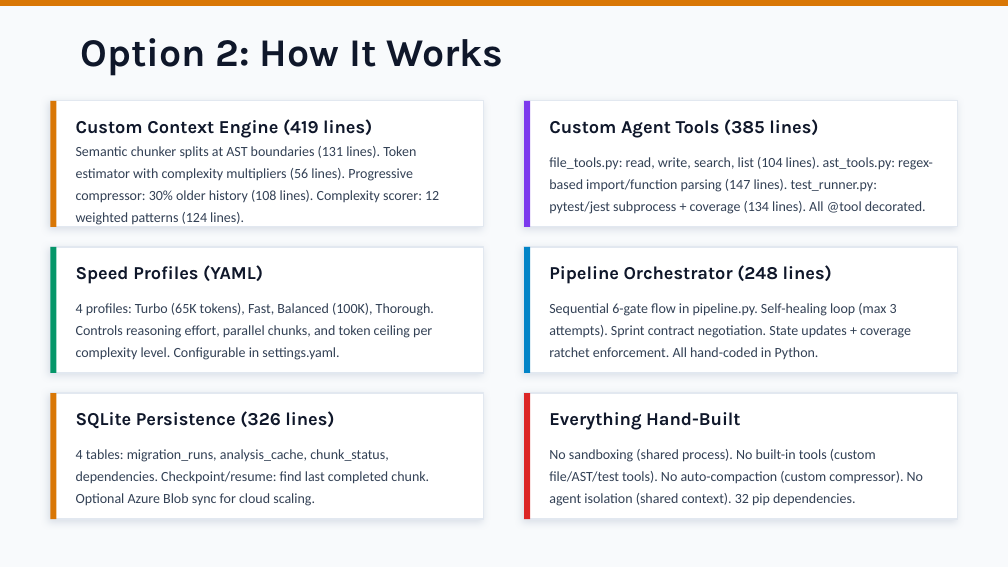
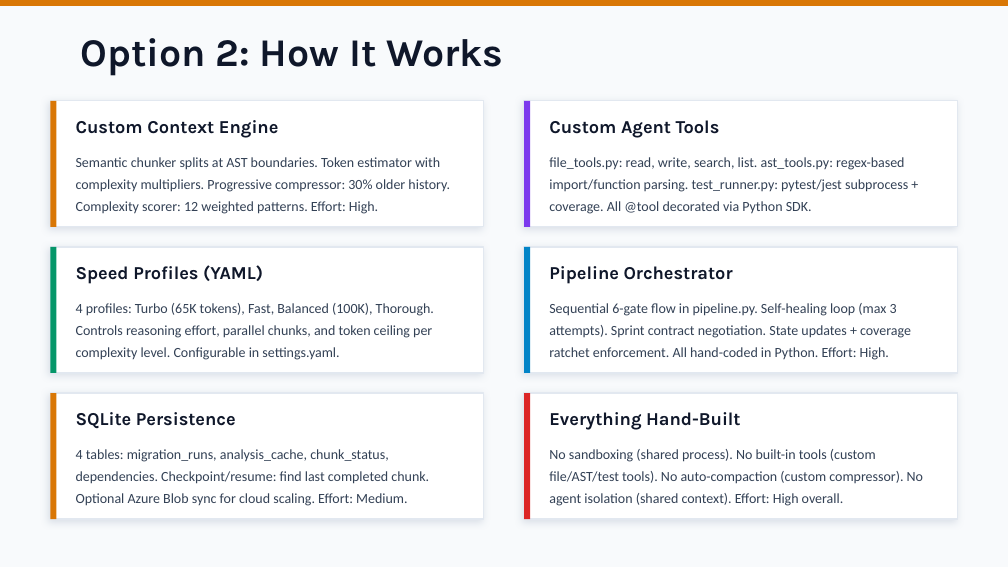
Before and after one commit to cwijayasundara/legacy_mod_maf_v1, a slide deck: slide 6 of Migration-Agent-Architecture-Options.pptx. Drawn at 1008x567 pixels with LibreOffice and Linux fonts; fonts in the diff are those of the drawing. Boxes give left, top, right and bottom in pixels: in the first picture for what was removed or moved away, otherwise in the second. Text is boxed around its words. In the diff, an @@ line names an element or a change of style, - is before the commit and + after.

```diff
--- a/Migration-Agent-Architecture-Options.pptx
+++ b/Migration-Agent-Architecture-Options.pptx
@@ text at <box>76,120,278,138</box>: text changed @@
-Custom Context Engine (419 lines)
+Custom Context Engine
@@ text at <box>549,120,720,138</box>: text changed @@
-Custom Agent Tools (385 lines)
+Custom Agent Tools
@@ text at <box>76,157,450,214</box>: text changed @@
-Semantic chunker splits at AST boundaries (131 lines). Token estimator with complexity multipliers (56 lines). Progressive compressor: 30% older history (108 lines). Complexity scorer: 12 weighted patterns (124 lines).
+Semantic chunker splits at AST boundaries. Token estimator with complexity multipliers. Progressive compressor: 30% older history. Complexity scorer: 12 weighted patterns. Effort: High.
@@ text at <box>549,157,908,214</box>: text changed @@
-file_tools.py: read, write, search, list (104 lines). ast_tools.py: regex-based import/function parsing (147 lines). test_runner.py: pytest/jest subprocess + coverage (134 lines). All @tool decorated.
+file_tools.py: read, write, search, list. ast_tools.py: regex-based import/function parsing. test_runner.py: pytest/jest subprocess + coverage. All @tool decorated via Python SDK.
@@ text at <box>549,266,733,284</box>: text changed @@
-Pipeline Orchestrator (248 lines)
+Pipeline Orchestrator
@@ text at <box>549,303,911,360</box>: text changed @@
-Sequential 6-gate flow in pipeline.py. Self-healing loop (max 3 attempts). Sprint contract negotiation. State updates + coverage ratchet enforcement. All hand-coded in Python.
+Sequential 6-gate flow in pipeline.py. Self-healing loop (max 3 attempts). Sprint contract negotiation. State updates + coverage ratchet enforcement. All hand-coded in Python. Effort: High.
@@ text at <box>76,412,236,428</box>: text changed @@
-SQLite Persistence (326 lines)
+SQLite Persistence
@@ text at <box>76,449,429,506</box>: text changed @@
-4 tables: migration_runs, analysis_cache, chunk_status, dependencies. Checkpoint/resume: find last completed chunk. Optional Azure Blob sync for cloud scaling.
+4 tables: migration_runs, analysis_cache, chunk_status, dependencies. Checkpoint/resume: find last completed chunk. Optional Azure Blob sync for cloud scaling. Effort: Medium.
@@ text at <box>549,449,923,506</box>: text changed @@
-No sandboxing (shared process). No built-in tools (custom file/AST/test tools). No auto-compaction (custom compressor). No agent isolation (shared context). 32 pip dependencies.
+No sandboxing (shared process). No built-in tools (custom file/AST/test tools). No auto-compaction (custom compressor). No agent isolation (shared context). Effort: High overall.
```
Also in this commit, not shown: 9 other slides changed, 1 other file.
